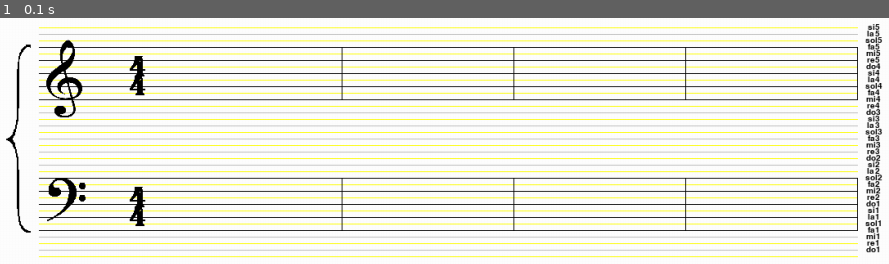
Above: before the commit, frame 1.
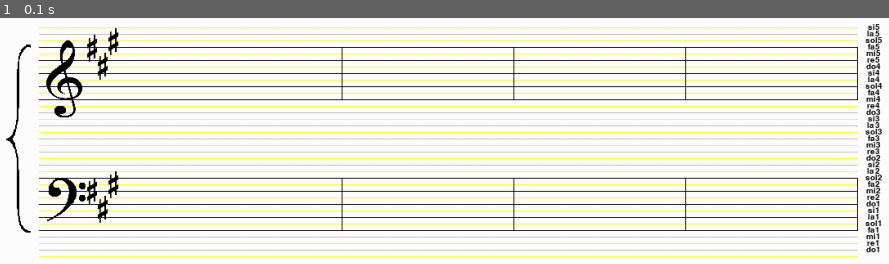
Above: after the commit, the same moment.

Repository: rbanuelos/armonizador
Game: pygame game, started from test-graficos/Main.py
Same seed, same stepped clock (60 frames per second), same inputs: the game is played once before the commit and once after it. The source is Python 2; it was converted automatically to run under Python 3.
Inputs:
- Up to frame 1 (0.1 s): no input

The runs differ from the first frame. In frame 1, 0.9% of the frame differs, in the area x 9-17%, y 4-85%.

Commit message:
se agrego la creacion dinamica de armaduras de clave para el orden de los sostenidos.

Diff:
--- a/test-graficos/Main.py
+++ b/test-graficos/Main.py
@@ -17,7 +17,7 @@
 	height = 0
 	screen = None
 
-	def __init__ (self,width=1100 , height=800, title='Pyntagrama'):
+	def __init__( self, width=1100, height=800, title='Armonizador') :
 		"""
 		"""
 		pygame.init()
@@ -32,12 +32,13 @@
 		self.draw()
 		self.draw_claves()
 		self.draw_compases()
-		self.draw_cifra_compas()
+		#self.draw_cifra_compas()
 		self.draw_nombre_lineas()
+		self.draw_armadura()
 
 		pygame.display.flip()
 
-	def handler (self, handler_method=None):
+	def handler( self, handler_method=None ) :
 		"""
 		"""
 		clock = pygame.time.Clock()
@@ -122,7 +123,7 @@
 
 			clock.tick(50)
 
-	def draw(self):
+	def draw( self ):
 		"""
 		Mbaez : 13/07/2011
 		"""
@@ -285,12 +286,12 @@
 		image.set_colorkey(colorkey, RLEACCEL) # Set transparent colour
 		imagerect = image.get_rect() # Get the rect of the image
 		screenrect = self.screen.get_rect()
-		imagerect.centerx, imagerect.centery = 180, 120
+		imagerect.centerx, imagerect.centery = 230, 120
 
 		self.screen.blit(image, imagerect)
 
 		#dibuja la cifra de compas
-		imagerect.centerx, imagerect.centery = 180, 280
+		imagerect.centerx, imagerect.centery = 230, 280
 
 		self.screen.blit(image, imagerect)
 
@@ -363,6 +364,83 @@
 
 			self.screen.blit(text, textRect)
 
+	def draw_armadura( self ) :
+		"""
+		Metodo que dibuja la armadura de clave segun haya seleccionado
+		el usuario
+		"""
+		orden_sostenidos = d = {"do": 0,
+								"sol": 1,
+								"re": 2,
+								"la": 3,
+								"mi": 4,
+								"si": 5,
+								"fa#": 6,
+								"do#": 7}
+
+		fullname = os.path.join('', 'sostenido.gif')
+		image = pygame.image.load(fullname)
+		image = pygame.transform.scale(image, (35, 60))
+		image = image.convert() # Set the right pixel depth
+		colorkey = image.get_at((0,0)) # Get pixel for transparent colour
+		image.set_colorkey(colorkey, RLEACCEL) # Set transparent colour
+		imagerect = image.get_rect() # Get the rect of the image
+		screenrect = self.screen.get_rect()
+
+		#distancia entre claves
+		dist = 175
+		#corrimiento en X
+		desp_x = 9
+
+		for i in range(orden_sostenidos["la"]) :
+
+			if i == 0 :
+				imagerect.centerx, imagerect.centery = 105+desp_x, 83
+
+			elif i == 1 :
+				imagerect.centerx, imagerect.centery = 118+desp_x, 105
+
+			elif i == 2 :
+				imagerect.centerx, imagerect.centery = 131+desp_x, 75
+
+			elif i == 3 :
+				imagerect.centerx, imagerect.centery = 144+desp_x, 98
+
+			elif i == 4 :
+				imagerect.centerx, imagerect.centery = 157+desp_x, 125
+
+			elif i == 5 :
+				imagerect.centerx, imagerect.centery = 170+desp_x, 91
+
+			elif i == 6 :
+				imagerect.centerx, imagerect.centery = 183+desp_x, 114
+
+			self.screen.blit(image, imagerect)
+
+			#armadura para la clave de Fa
+			if i == 0 :
+				imagerect.centerx, imagerect.centery = 105+desp_x, 83+dist
+
+			elif i == 1 :
+				imagerect.centerx, imagerect.centery = 118+desp_x, 105+dist
+
+			elif i == 2 :
+				imagerect.centerx, imagerect.centery = 131+desp_x, 75+dist
+
+			elif i == 3 :
+				imagerect.centerx, imagerect.centery = 144+desp_x, 98+dist
+
+			elif i == 4 :
+				imagerect.centerx, imagerect.centery = 157+desp_x, 125+dist
+
+			elif i == 5 :
+				imagerect.centerx, imagerect.centery = 170+desp_x, 91+dist
+
+			elif i == 6 :
+				imagerect.centerx, imagerect.centery = 183+desp_x, 114+dist
+
+			self.screen.blit(image, imagerect)
+
 if __name__ == "__main__" :
 
 	ventana = VentanaPrincipal()
